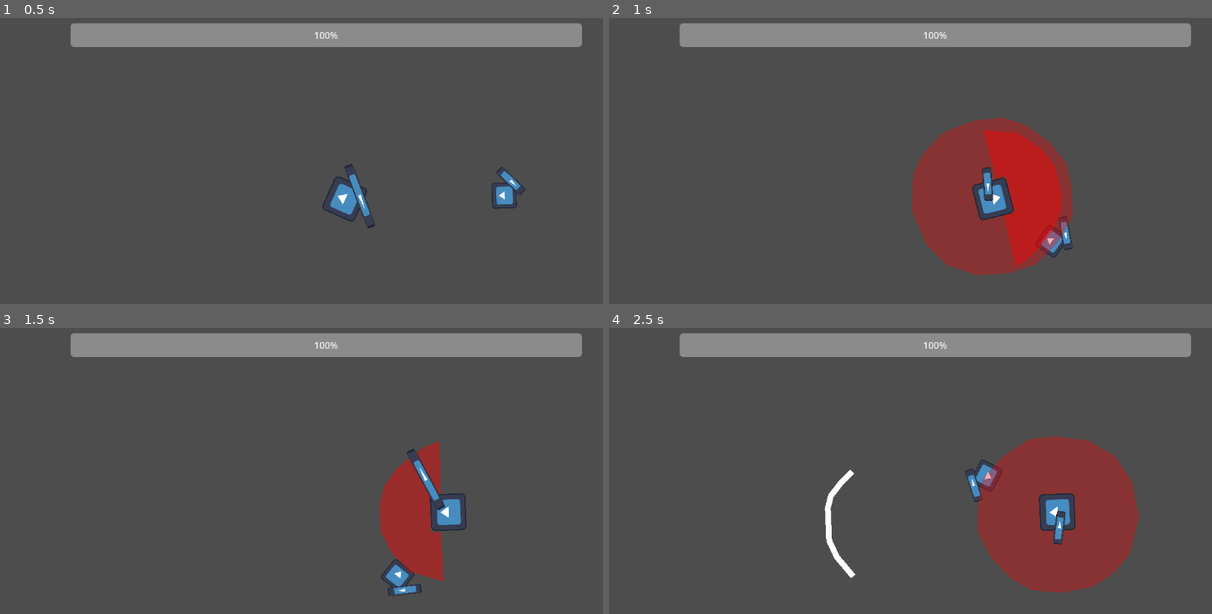
Above: before the commit, frames 1-4 (two rows, left to right).
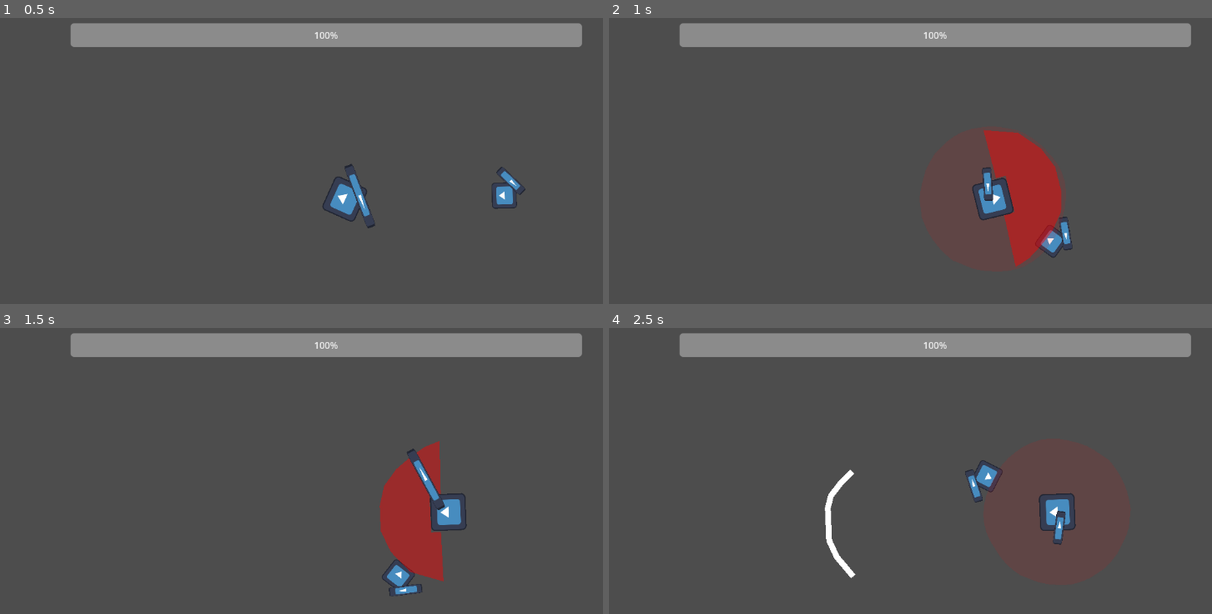
Above: after the commit, the same moments.

Repository: aayushrh/RaidBossGame
Game: Godot game, scene res://World/world.tscn
The game is run twice, just before and just after one commit, with the same random seed, the same clock (stepped at 60 frames per second) and the same inputs. The engine's default icon, where the game draws it, is replaced by a stand-in: a white triangle on a blue panel in a dark square.
Inputs (mouse positions are in pixels of both pictures, inside the frame that each line leads up to):
- Up to frame 1 (0.5 s): no input
- Up to frame 2 (1 s): move the mouse to (1091, 175) at 0.52 s; hold D (right) from 0.53 s (still down); click (1091, 175) at 0.6 s; tap E (attackE) at 0.8 s
- Up to frame 3 (1.5 s): move the mouse to (198, 522) at 1.27 s; release D (right) at 1.28 s; hold S (down) from 1.28 s (still down); tap E (attackE) at 1.35 s
- Up to frame 4 (2.5 s): click (807, 522) at 1.55 s; move the mouse to (1006, 422) at 2.02 s; release S (down) at 2.03 s; hold D (right) from 2.03 s (still down); click (1006, 422) at 2.1 s; tap E (attackE) at 2.3 s

Frame 1 is identical in both runs. In frame 2, 7.4% of the frame differs, in the area x 50-77%, y 34-91%; in frame 3, 0.1%; in frame 4, 11%, in the area x 59-88%, y 37-93%.

Commit message:
Healer Plz work

Diff:
--- a/Players/HitboxA.gd
+++ b/Players/HitboxA.gd
@@ -1,3 +1,3 @@
 extends Area2D
 
-@export var dmg = 1
+@export var dmg = 1.0
--- a/Players/PlayerSuper.gd
+++ b/Players/PlayerSuper.gd
@@ -1,5 +1,7 @@
 extends CharacterBody2D
 class_name PlayerSuper
+
+@onready var Shield = preload("res://Players/shield.tscn")
 
 @export var ACCELERATION = 40
 @export var FRICK = 0.9
@@ -8,6 +10,8 @@
 @export var user : Node2D
 var closeToPlayer = false
 var posAway = Vector2.ZERO
+var buffs = []
+var shield = null
 
 func mag(v):
 	return sqrt(pow(v.x, 2) + pow(v.y, 2))
@@ -31,3 +35,46 @@
 
 	var disp = global_position - user.global_position
 	rotation_degrees = atan2(disp.y, disp.x) * 180/PI - 90
+
+func is_shield(buff:Buff):
+	return buff.statbuff == "shield"
+
+func add_buff(buff:Buff):
+	var shieldIn = buffs.any(is_shield)
+	if (!(shieldIn && buff.statbuff == "shield")):
+		buffs.append(buff)
+		do_buff(buff,true)
+
+func do_buff(buff:Buff, multi:bool):
+	var temp = 1.0
+	if(multi):
+		temp*=buff.buffamount
+	else:
+		temp/=buff.buffamount
+	match buff.statbuff:
+		"speed":
+			ACCELERATION*=temp
+		"damage":
+			print("One of the players was supposed to get a damage buff")
+		"defense":
+			print("One of the players was supposed to get a defense buff")
+		"shield":
+			if temp == 2:
+				var tempsh = Shield.instantiate()
+				#tempsh.global_position = global_position
+				add_child(tempsh)
+				shield = tempsh
+			else:
+				shield.queue_free()
+				shield = null
+
+func _physics_process(delta):
+	#if buffs.size() <= 2:
+	#	add_buff(Buff.new("speed",2,10))
+	var e = 0
+	for i in range(0, buffs.size()):
+		buffs[i-e].timer-=delta
+		if(buffs[i-e].timer<=0):
+			do_buff(buffs[i-e],false)
+			buffs.remove_at(i-e)
+			e+=1
--- /dev/null
+++ b/Players/buff.gd
@@ -0,0 +1,10 @@
+extends Node
+class_name Buff
+var timer
+var statbuff
+var buffamount
+
+func _init(buffedStat:String, buffedAmount:float, duration:float):
+	timer = duration
+	statbuff = buffedStat
+	buffamount = buffedAmount
--- /dev/null
+++ b/Players/healBall.tscn
@@ -0,0 +1,33 @@
+[gd_scene load_steps=5 format=3 uid="uid://5xfh65soku2q"]
+
+[ext_resource type="Script" path="res://Players/heal_ball.gd" id="1_clvys"]
+[ext_resource type="Texture2D" uid="uid://brgufd781s1l3" path="res://icon.svg" id="2_a0nxn"]
+
+[sub_resource type="RectangleShape2D" id="RectangleShape2D_nsft4"]
+size = Vector2(35, 36)
+
+[sub_resource type="CircleShape2D" id="CircleShape2D_0mcor"]
+radius = 665.108
+
+[node name="HealBall" type="CharacterBody2D"]
+collision_layer = 16
+collision_mask = 16
+script = ExtResource("1_clvys")
+
+[node name="Icon" type="Sprite2D" parent="."]
+self_modulate = Color(0, 1, 0, 1)
+scale = Vector2(0.3, 0.3)
+texture = ExtResource("2_a0nxn")
+
+[node name="CollisionShape2D" type="CollisionShape2D" parent="."]
+position = Vector2(1.5, 0)
+shape = SubResource("RectangleShape2D_nsft4")
+
+[node name="PlayerFinder" type="Area2D" parent="."]
+collision_layer = 8
+collision_mask = 8
+
+[node name="CollisionShape2D" type="CollisionShape2D" parent="PlayerFinder"]
+shape = SubResource("CircleShape2D_0mcor")
+
+[connection signal="body_entered" from="PlayerFinder" to="." method="_on_player_finder_body_entered"]
--- /dev/null
+++ b/Players/heal_ball.gd
@@ -0,0 +1,15 @@
+extends CharacterBody2D
+
+@export var speed = 500
+@export var dmg = -2.0
+var player = null
+
+func _process(delta):
+	if(player != null):
+		var dir = (player.global_position - global_position).normalized()
+		velocity = dir * speed
+		move_and_slide()
+
+func _on_player_finder_body_entered(body):
+	if body is Node2D and !(body is Healer):
+		player = body
--- a/Players/healer.gd
+++ b/Players/healer.gd
@@ -1,8 +1,19 @@
 extends PlayerSuper
+class_name Healer
 
-@onready var Laser = preload("res://Players/laser.tscn")
+@onready var Lazer = preload("res://Players/laser.tscn")
+@onready var HealBall = preload("res://Players/healBall.tscn")
 
 var state = RUN
+@export var healCooldown = 5
+@export var barrierCooldown = 20
+@export var buffAuraCooldown = 10
+@export var laserBeamCooldown = 120
+var canHeal = true
+var canBarrier = true
+var canBuff = true
+var canLaser = true
+
 
 enum{
 	RUN,
@@ -10,16 +21,13 @@
 	ATTACKING
 }
 
-func test():
-	if(Input.is_action_just_pressed("attack")):
-		var newthing = Laser.instantiate()
-		newthing.global_position = Vector2(-62,0)
-		print(global_position)
-		print(newthing.global_position)
-		var disp = global_position.direction_to(user.global_position)
-		newthing.target_position = Vector2(0,-1000)
-		print(newthing.target_position)
-		add_child(newthing)
+func test(w:float):
+	var newthing = Lazer.instantiate()
+	newthing.global_position = Vector2(-62,0)
+	var disp = global_position.direction_to(user.global_position)
+	newthing.target_position = Vector2(0,-1000)
+	newthing.width = w
+	add_child(newthing)
 
 func mag(v):
 	return sqrt(pow(v.x, 2) + pow(v.y, 2))
@@ -27,6 +35,14 @@
 func _process(delta):
 	if state == RUN:
 		movement()
+	if(canHeal):
+		Heal()
+	elif(canBuff):
+		BuffAura()
+	elif(canBarrier):
+		Barrier()
+	elif(canLaser):
+		Laser()
 
 func _on_hurtbox_area_entered(area):
 	posAway = area.global_position
@@ -35,6 +51,52 @@
 	posAway = Vector2.ZERO
 
 func _on_hurtbox_body_entered(body):
-	health -= body.dmg
+	if shield == null or body.dmg < 0:
+		health -= body.dmg
+	else:
+		health -= body.dmg/2
+	if body.dmg <= 0:
+		body.queue_free()
 	if health <= 0:
 		queue_free()
+
+func _on_buffbox_area_entered(area):
+	add_buff(area.buff)
+
+func Heal():
+	canHeal = false
+	var healBall = HealBall.instantiate()
+	healBall.global_position = global_position
+	get_tree().current_scene.add_child(healBall)
+	$Heal/CooldownHealTimer.start(healCooldown)
+
+func Barrier():
+	canBarrier = false
+	$Barrier/CooldownBarrierTimer.start(barrierCooldown)
+	$BuffAuraCollision._shield_buff()
+	$AnimationPlayer.play("ShieldAura")
+
+func Laser():
+	canLaser = false
+	$Laser/CooldownLaserTimer.start(laserBeamCooldown)
+	state = ATTACKING
+	test(2.5)
+	test(1)
+
+func BuffAura():
+	canBuff = false
+	$BuffAura/CooldownBuffAuraTimer.start(buffAuraCooldown)
+	$BuffAuraCollision._reroll_buff()
+	$AnimationPlayer.play("BuffAura")
+
+func _on_cooldown_heal_timer_timeout():
+	canHeal = true
+
+func _on_cooldown_barrier_timer_timeout():
+	canBarrier = true
+
+func _on_cooldown_buff_aura_timer_timeout():
+	canBuff = true
+
+func _on_cooldown_laser_timer_timeout():
+	canLaser = true
--- a/Players/healer.tscn
+++ b/Players/healer.tscn
@@ -1,12 +1,139 @@
-[gd_scene load_steps=4 format=3 uid="uid://clq3x8w5tjp7u"]
+[gd_scene load_steps=12 format=3 uid="uid://clq3x8w5tjp7u"]
 
 [ext_resource type="Script" path="res://Players/healer.gd" id="1_l6aku"]
 [ext_resource type="PackedScene" uid="uid://ccnmqw3sburf4" path="res://Players/placeholder.tscn" id="1_oou1b"]
+[ext_resource type="Script" path="res://Players/randomBuff.gd" id="3_6igvo"]
 
 [sub_resource type="RectangleShape2D" id="RectangleShape2D_ljsau"]
 size = Vector2(43, 43)
 
+[sub_resource type="CircleShape2D" id="CircleShape2D_qe57u"]
+radius = 142.088
+
+[sub_resource type="RectangleShape2D" id="RectangleShape2D_rh84i"]
+size = Vector2(45, 45)
+
+[sub_resource type="Animation" id="Animation_sm824"]
+resource_name = "BuffAura"
+tracks/0/type = "value"
+tracks/0/imported = false
+tracks/0/enabled = true
+tracks/0/path = NodePath("VisualBuffAura:color")
+tracks/0/interp = 1
+tracks/0/loop_wrap = true
+tracks/0/keys = {
+"times": PackedFloat32Array(0.4, 0.7, 1),
+"transitions": PackedFloat32Array(1, 1, 1),
+"update": 0,
+"values": [Color(1, 1, 0, 0), Color(1, 1, 0, 0.65098), Color(1, 1, 0, 0)]
+}
+tracks/1/type = "method"
+tracks/1/imported = false
+tracks/1/enabled = false
+tracks/1/path = NodePath("BuffAuraCollision")
+tracks/1/interp = 1
+tracks/1/loop_wrap = true
+tracks/1/keys = {
+"times": PackedFloat32Array(0),
+"transitions": PackedFloat32Array(1),
+"values": [{
+"args": [],
+"method": &"_reroll_buff"
+}]
+}
+tracks/2/type = "value"
+tracks/2/imported = false
+tracks/2/enabled = true
+tracks/2/path = NodePath("BuffAuraCollision/CollisionShape2D:disabled")
+tracks/2/interp = 1
+tracks/2/loop_wrap = true
+tracks/2/keys = {
+"times": PackedFloat32Array(0.1, 0.4, 1),
+"transitions": PackedFloat32Array(1, 1, 1),
+"update": 1,
+"values": [true, false, true]
+}
+
+[sub_resource type="Animation" id="Animation_oigdm"]
+length = 0.001
+tracks/0/type = "value"
+tracks/0/imported = false
+tracks/0/enabled = true
+tracks/0/path = NodePath("VisualBuffAura:color")
+tracks/0/interp = 1
+tracks/0/loop_wrap = true
+tracks/0/keys = {
+"times": PackedFloat32Array(0),
+"transitions": PackedFloat32Array(1),
+"update": 0,
+"values": [Color(0, 0.639216, 0.372549, 0)]
+}
+tracks/1/type = "value"
+tracks/1/imported = false
+tracks/1/enabled = true
+tracks/1/path = NodePath("BuffAuraCollision/CollisionShape2D:disabled")
+tracks/1/interp = 1
+tracks/1/loop_wrap = true
+tracks/1/keys = {
+"times": PackedFloat32Array(0),
+"transitions": PackedFloat32Array(1),
+"update": 1,
+"values": [true]
+}
+
+[sub_resource type="Animation" id="Animation_w2jjs"]
+resource_name = "ShieldAura"
+tracks/0/type = "value"
+tracks/0/imported = false
+tracks/0/enabled = true
+tracks/0/path = NodePath("VisualBuffAura:color")
+tracks/0/interp = 1
+tracks/0/loop_wrap = true
+tracks/0/keys = {
+"times": PackedFloat32Array(0.4, 0.7, 1),
+"transitions": PackedFloat32Array(1, 1, 1),
+"update": 0,
+"values": [Color(0, 0, 1, 0), Color(0, 0.364706, 1, 0.65098), Color(0, 0, 1, 0)]
+}
+tracks/1/type = "method"
+tracks/1/imported = false
+tracks/1/enabled = false
+tracks/1/path = NodePath("BuffAuraCollision")
+tracks/1/interp = 1
+tracks/1/loop_wrap = true
+tracks/1/keys = {
+"times": PackedFloat32Array(0),
+"transitions": PackedFloat32Array(1),
+"values": [{
+"args": [],
+"method": &"_shield_buff"
+}]
+}
+tracks/2/type = "value"
+tracks/2/imported = false
+tracks/2/enabled = true
+tracks/2/path = NodePath("BuffAuraCollision/CollisionShape2D:disabled")
+tracks/2/interp = 1
+tracks/2/loop_wrap = true
+tracks/2/keys = {
+"times": PackedFloat32Array(0.1, 0.4, 1),
+"transitions": PackedFloat32Array(1, 1, 1),
+"update": 1,
+"values": [true, false, true]
+}
+
+[sub_resource type="AnimationLibrary" id="AnimationLibrary_m4vb0"]
+_data = {
+"BuffAura": SubResource("Animation_sm824"),
+"RESET": SubResource("Animation_oigdm"),
+"ShieldAura": SubResource("Animation_w2jjs")
+}
+
+[sub_resource type="CircleShape2D" id="CircleShape2D_lyr8c"]
+
 [node name="Healer" type="CharacterBody2D"]
+collision_layer = 8
+collision_mask = 8
 script = ExtResource("1_l6aku")
 
 [node name="Sprite2D" parent="." instance=ExtResource("1_oou1b")]
@@ -18,7 +145,60 @@
 [node name="CollisionShape2D" type="CollisionShape2D" parent="Hurtbox"]
 position = Vector2(-0.5, -0.5)
 shape = SubResource("RectangleShape2D_ljsau")
+disabled = true
+
+[node name="VisualBuffAura" type="Polygon2D" parent="."]
+color = Color(0, 0.639216, 0.372549, 0)
+polygon = PackedVector2Array(-126, -7, -124, -23, -119, -41, -113, -54, -107, -68, -97, -81, -86, -92, -73, -102, -59, -110, -47, -117, -30, -124, -15, -127, 1, -128, 17, -126, 32, -122, 47, -116, 61, -109, 74, -101, 86, -92, 98, -80, 107, -68, 116, -54, 122, -40, 127, -23, 128, -8, 127, 8, 124, 23, 119, 40, 113, 55, 106, 67, 97, 79, 87, 93, 73, 103, 61, 110, 46, 117, 31, 122, 16, 125, 1, 127, -15, 125, -31, 123, -44, 118, -60, 110, -76, 101, -89, 90, -100, 79, -107, 68, -116, 53, -122, 38, -126, 22, -127, 7)
+
+[node name="BuffAuraCollision" type="Area2D" parent="."]
+collision_layer = 32
+collision_mask = 32
+script = ExtResource("3_6igvo")
+
+[node name="CollisionShape2D" type="CollisionShape2D" parent="BuffAuraCollision"]
+shape = SubResource("CircleShape2D_qe57u")
+disabled = true
+
+[node name="Heal" type="Node" parent="."]
+
+[node name="CooldownHealTimer" type="Timer" parent="Heal"]
+
+[node name="Barrier" type="Node" parent="."]
+
+[node name="CooldownBarrierTimer" type="Timer" parent="Barrier"]
+one_shot = true
+
+[node name="BuffAura" type="Node" parent="."]
+
+[node name="CooldownBuffAuraTimer" type="Timer" parent="BuffAura"]
+
+[node name="Laser" type="Node" parent="."]
+
+[node name="CooldownLaserTimer" type="Timer" parent="Laser"]
+one_shot = true
+
+[node name="Buffbox" type="Area2D" parent="."]
+collision_layer = 0
+collision_mask = 32
+
+[node name="CollisionShape2D" type="CollisionShape2D" parent="Buffbox"]
+position = Vector2(0.5, 1.5)
+shape = SubResource("RectangleShape2D_rh84i")
+disabled = true
+
+[node name="AnimationPlayer" type="AnimationPlayer" parent="."]
+libraries = {
+"": SubResource("AnimationLibrary_m4vb0")
+}
+
+[node name="CollisionShape2D" type="CollisionShape2D" parent="."]
+shape = SubResource("CircleShape2D_lyr8c")
 
 [connection signal="area_entered" from="Hurtbox" to="." method="_on_hurtbox_area_entered"]
 [connection signal="area_exited" from="Hurtbox" to="." method="_on_hurtbox_area_exited"]
 [connection signal="body_entered" from="Hurtbox" to="." method="_on_hurtbox_body_entered"]
+[connection signal="timeout" from="Heal/CooldownHealTimer" to="." method="_on_cooldown_heal_timer_timeout"]
+[connection signal="timeout" from="Barrier/CooldownBarrierTimer" to="." method="_on_cooldown_barrier_timer_timeout"]
+[connection signal="timeout" from="BuffAura/CooldownBuffAuraTimer" to="." method="_on_cooldown_buff_aura_timer_timeout"]
+[connection signal="timeout" from="Laser/CooldownLaserTimer" to="." method="_on_cooldown_laser_timer_timeout"]
--- a/Players/knife.tscn
+++ b/Players/knife.tscn
@@ -4,7 +4,7 @@
 [ext_resource type="Texture2D" uid="uid://brgufd781s1l3" path="res://icon.svg" id="2_4bog6"]
 
 [sub_resource type="RectangleShape2D" id="RectangleShape2D_74v0f"]
-size = Vector2(14, 13)
+size = Vector2(14, 38)
 
 [node name="Knife" type="CharacterBody2D"]
 collision_layer = 4
@@ -16,5 +16,5 @@
 texture = ExtResource("2_4bog6")
 
 [node name="CollisionShape2D" type="CollisionShape2D" parent="."]
-position = Vector2(0, 0.5)
+position = Vector2(0, -1)
 shape = SubResource("RectangleShape2D_74v0f")
--- a/Players/laser.gd
+++ b/Players/laser.gd
@@ -1,27 +1,40 @@
 extends RayCast2D
 var direction = 0
-var duration = 5
+var duration = 3
+var width = 0
+enum{
+	RUN,
+	ATTACK,
+	ATTACKING
+}
+
 # Called when the node enters the scene tree for the first time.
 func _ready():
-	print("hi")
 	position=Vector2.ZERO
-	$Line2D.position=Vector2(-66.5,-30)
-	$Line2D.width=0
+	$Line2D.width = width
+	$Line2D.add_point(Vector2.ZERO)
 	$Line2D.add_point(Vector2.ZERO)
 
 
 # Called every frame. 'delta' is the elapsed time since the previous frame.
 func _physics_process(delta):
 	#print(target_position)
+	var temp = 0
 	if(is_colliding()):
-		$Line2D.set_point_position(1,Vector2(0,-(get_collision_point()-global_position).length())-$Line2D.position)
+		temp = -(get_collision_point()-global_position).length()
+		$Line2D.set_point_position(1,(Vector2(0,temp)-$Line2D.position))
+
 	else:
+		temp = -target_position.length()
 		$Line2D.set_point_position(1,target_position-$Line2D.position)
-	if(duration>2.5):
-		$Line2D.width+=.5
+	$Lazer/Laser.shape.a = Vector2.ZERO
+	$Lazer/Laser.shape.b = Vector2(1,temp-1)
+	if(duration>1.5):
+		$Line2D.width*=1+2*delta
 	else:
-		$Line2D.width+=.5
+		$Line2D.width/=1+2*delta
 
 	duration-=delta
 	if(duration<=0):
+		get_parent().state=RUN
 		get_parent().remove_child(self)
--- a/Players/laser.tscn
+++ b/Players/laser.tscn
@@ -1,6 +1,7 @@
-[gd_scene load_steps=3 format=3 uid="uid://6boa1kogo10f"]
+[gd_scene load_steps=4 format=3 uid="uid://6boa1kogo10f"]
 
 [ext_resource type="Script" path="res://Players/laser.gd" id="1_wewxk"]
+[ext_resource type="Script" path="res://Players/hitboxA.gd" id="2_vmeu6"]
 
 [sub_resource type="SegmentShape2D" id="SegmentShape2D_syd87"]
 
@@ -8,6 +9,13 @@
 script = ExtResource("1_wewxk")
 
 [node name="Line2D" type="Line2D" parent="."]
+default_color = Color(1, 1, 0, 0.235294)
 
-[node name="CollisionShape2D" type="CollisionShape2D" parent="."]
+[node name="Lazer" type="Area2D" parent="."]
+collision_layer = 4
+collision_mask = 4
+script = ExtResource("2_vmeu6")
+dmg = 0.25
+
+[node name="Laser" type="CollisionShape2D" parent="Lazer"]
 shape = SubResource("SegmentShape2D_syd87")
--- /dev/null
+++ b/Players/randomBuff.gd
@@ -0,0 +1,11 @@
+extends Area2D
+
+var buffList = ["speed","defense","damage"]
+var rng = RandomNumberGenerator.new()
+var buff = Buff.new(buffList[rng.randi_range(0,buffList.size()-1)],1.5,10)
+
+func _reroll_buff():
+	buff = Buff.new(buffList[rng.randi_range(0,buffList.size()-1)],1.5,10)
+
+func _shield_buff():
+	buff = Buff.new("shield",2,10)
--- a/Players/rogue.gd
+++ b/Players/rogue.gd
@@ -1,4 +1,5 @@
 extends PlayerSuper
+class_name Rogue
 
 @onready var Knife = preload("res://Players/knife.tscn")
 
@@ -52,7 +53,7 @@
 		if mag(toUser) <= 50:
 			slash()
 
-func _physics_process(delta):
+func _process(delta):
 	if(!playing):
 		if state == RUN:
 			movement()
@@ -116,10 +117,19 @@
 	posAway = Vector2.ZERO
 
 func _on_hurtbox_body_entered(body):
-	health -= body.dmg
-	print("hit")
+	if shield == null or body.dmg < 0:
+		health -= body.dmg
+	else:
+		health -= body.dmg/2
+	if body.dmg <= 0:
+		body.queue_free()
 	if health <= 0:
 		queue_free()
+
+"""Buffs"""
+
+func _on_buffbox_area_entered(area):
+	add_buff(area.buff)
 
 """Slash Attack Timers"""
 
@@ -153,7 +163,6 @@
 	state = SILENTCLAW
 	$Hitbox/CollisionShape2D.disabled = false
 	$SilentClaw/AttackSilentClawTimer.start(silentClawDuration)
-	print("e")
 
 func _on_attack_silent_claw_timer_timeout():
 	state = RUN
--- a/Players/rogue.tscn
+++ b/Players/rogue.tscn
@@ -147,6 +147,8 @@
 
 [sub_resource type="CircleShape2D" id="CircleShape2D_2eq4r"]
 
+[sub_resource type="CircleShape2D" id="CircleShape2D_o5w0g"]
+
 [node name="Rogue" type="CharacterBody2D"]
 collision_layer = 8
 collision_mask = 8
@@ -193,6 +195,14 @@
 position = Vector2(0.5, 1.5)
 shape = SubResource("RectangleShape2D_ewaqo")
 
+[node name="Buffbox" type="Area2D" parent="."]
+collision_layer = 0
+collision_mask = 32
+
+[node name="CollisionShape2D" type="CollisionShape2D" parent="Buffbox"]
+position = Vector2(0.5, 1.5)
+shape = SubResource("RectangleShape2D_ewaqo")
+
 [node name="Slash" type="Node" parent="."]
 
 [node name="CooldownSlashTimer" type="Timer" parent="Slash"]
@@ -232,10 +242,14 @@
 shape = SubResource("CircleShape2D_2eq4r")
 disabled = true
 
+[node name="CollisionShape2D" type="CollisionShape2D" parent="."]
+shape = SubResource("CircleShape2D_o5w0g")
+
 [connection signal="animation_finished" from="AnimationPlayer" to="." method="_on_animation_player_animation_finished"]
 [connection signal="area_entered" from="Hurtbox" to="." method="_on_hurtbox_area_entered"]
 [connection signal="area_exited" from="Hurtbox" to="." method="_on_hurtbox_area_exited"]
 [connection signal="body_entered" from="Hurtbox" to="." method="_on_hurtbox_body_entered"]
+[connection signal="area_entered" from="Buffbox" to="." method="_on_buffbox_area_entered"]
 [connection signal="timeout" from="Slash/CooldownSlashTimer" to="." method="_on_cooldown_slash_timer_timeout"]
 [connection signal="timeout" from="Knife/CooldownKnifeTimer" to="." method="_on_cooldown_knife_timer_timeout"]
 [connection signal="timeout" from="Backstab/AppearBackstabTimer" to="." method="_on_appear_backstab_timer_timeout"]
--- /dev/null
+++ b/Players/shield.tscn
@@ -0,0 +1,4 @@
+[gd_scene format=3 uid="uid://cmqsfp3xxwkp4"]
+
+[node name="Shield" type="Line2D"]
+points = PackedVector2Array(-46, -3, -47, -34, -15, -50, 21, -58, 55, -45, 54, -4, 53, 25, 35, 56, -5, 49, -43, 44, -43, 16)
--- a/TeamMind.gd
+++ b/TeamMind.gd
@@ -3,8 +3,8 @@
 @onready var Placeholder = preload("res://Players/placeholder.tscn")
 @onready var Rogue = preload("res://Players/rogue.tscn")
 @onready var Healer = preload("res://Players/healer.tscn")
-var atypes = ["Rogue", "Beserker", "Archer"]
-var stypes = ["Healer", "Alchemist"]
+var atypes = ["Rogue"]
+var stypes = ["Healer"]
 
 var rng = RandomNumberGenerator.new()
 var attacking = false
--- a/User/user.gd
+++ b/User/user.gd
@@ -10,7 +10,7 @@
 var playing = false
 var swang = false
 var line = false
-var dmgTick = 0
+var dmgTick = 0.0
 var timer = 0
 var dashing = false
 
@@ -49,8 +49,8 @@
 
 func playanimation(input,animation):
 	timer += 1
-	if timer >= 60 and dmgTick > 0:
-		health -= dmgTick
+	if timer >= 1 and dmgTick > 0:
+		health -= dmgTick/60
 		timer = 0
 	if(Input.is_action_just_pressed(input)):
 		$AnimationPlayer.play(animation)
--- a/User/user.tscn
+++ b/User/user.tscn
@@ -118,10 +118,22 @@
 tracks/8/type = "value"
 tracks/8/imported = false
 tracks/8/enabled = true
-tracks/8/path = NodePath("SwirlTele:visible")
+tracks/8/path = NodePath("SwirlTele:color")
 tracks/8/interp = 1
 tracks/8/loop_wrap = true
 tracks/8/keys = {
+"times": PackedFloat32Array(0),
+"transitions": PackedFloat32Array(1),
+"update": 0,
+"values": [Color(1, 0, 0, 0.333333)]
+}
+tracks/9/type = "value"
+tracks/9/imported = false
+tracks/9/enabled = true
+tracks/9/path = NodePath("SwirlTele:visible")
+tracks/9/interp = 1
+tracks/9/loop_wrap = true
+tracks/9/keys = {
 "times": PackedFloat32Array(0),
 "transitions": PackedFloat32Array(1),
 "update": 1,
@@ -236,6 +248,7 @@
 [sub_resource type="Animation" id="Animation_xrms6"]
 resource_name = "swirl"
 length = 1.8
+step = 0.01
 tracks/0/type = "value"
 tracks/0/imported = false
 tracks/0/enabled = true
@@ -325,14 +338,26 @@
 tracks/7/type = "value"
 tracks/7/imported = false
 tracks/7/enabled = true
-tracks/7/path = NodePath("SwirlTele:visible")
+tracks/7/path = NodePath("SwirlTele:color")
 tracks/7/interp = 1
 tracks/7/loop_wrap = true
 tracks/7/keys = {
-"times": PackedFloat32Array(0, 0.8),
-"transitions": PackedFloat32Array(1, 1),
-"update": 1,
-"values": [true, false]
+"times": PackedFloat32Array(0, 0.8, 1),
+"transitions": PackedFloat32Array(1, 1, 1),
+"update": 0,
+"values": [Color(1, 0, 0, 0), Color(1, 0, 0, 0.333333), Color(1, 0, 0, 0)]
+}
+tracks/8/type = "value"
+tracks/8/imported = false
+tracks/8/enabled = true
+tracks/8/path = NodePath("SwirlTele:visible")
+tracks/8/interp = 1
+tracks/8/loop_wrap = true
+tracks/8/keys = {
+"times": PackedFloat32Array(0),
+"transitions": PackedFloat32Array(1),
+"update": 1,
+"values": [true]
 }
 
 [sub_resource type="AnimationLibrary" id="AnimationLibrary_4do4c"]
@@ -354,7 +379,7 @@
 
 [node name="SwirlTele" type="Polygon2D" parent="."]
 color = Color(1, 0, 0, 0.333333)
-polygon = PackedVector2Array(-140, 3, -134, -49, -112, -85, -72, -119, -28, -139, 12, -137, 62, -127, 100, -91, 128, -45, 132, -1, 122, 59, 92, 105, 48, 131, -14, 141, -76, 123, -108, 95, -132, 57)
+polygon = PackedVector2Array(-126, -7, -124, -23, -119, -41, -113, -54, -107, -68, -97, -81, -86, -92, -73, -102, -59, -110, -47, -117, -30, -124, -15, -127, 1, -128, 17, -126, 32, -122, 47, -116, 61, -109, 74, -101, 86, -92, 98, -80, 107, -68, 116, -54, 122, -40, 127, -23, 128, -8, 127, 8, 124, 23, 119, 40, 113, 55, 106, 67, 97, 79, 87, 93, 73, 103, 61, 110, 46, 117, 31, 122, 16, 125, 1, 127, -15, 125, -31, 123, -44, 118, -60, 110, -76, 101, -89, 90, -100, 79, -107, 68, -116, 53, -122, 38, -126, 22, -127, 7)
 
 [node name="Sprite2D" type="Sprite2D" parent="."]
 position = Vector2(-6.10352e-05, -9.15527e-05)
--- a/project.godot
+++ b/project.godot
@@ -74,3 +74,4 @@
 2d_physics/layer_3="UserHurtbox"
 2d_physics/layer_4="Player"
 2d_physics/layer_5="PlayerHurtbox"
+2d_physics/layer_6="Layer 7"
Not shown: 1 places in Players/rogue.tscn that only renumber resources
